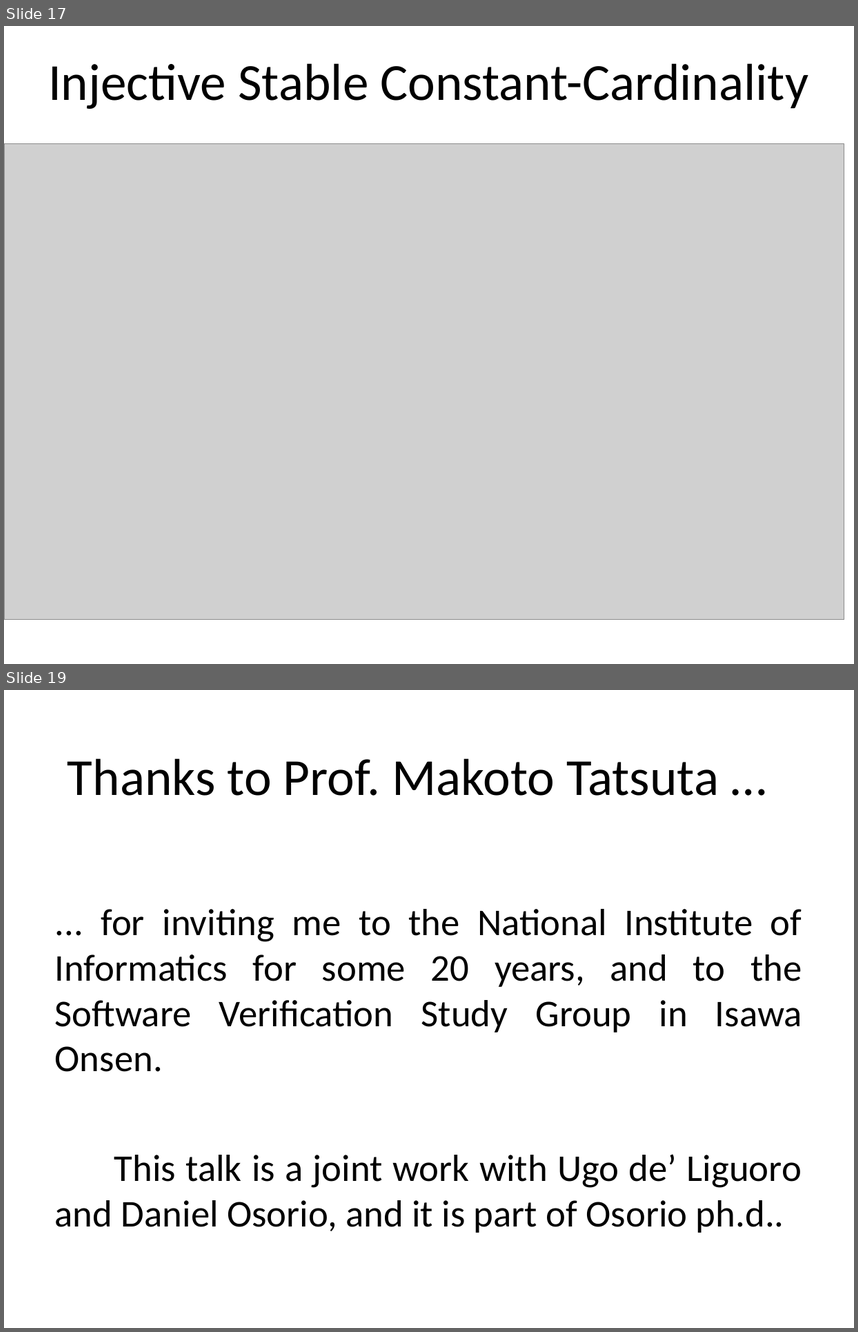
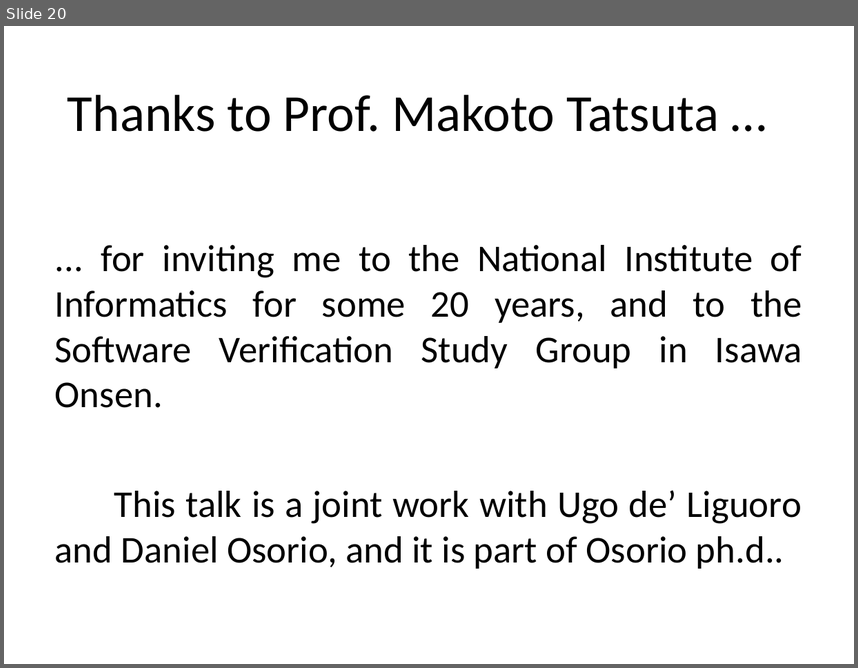
Before and after one commit to stefanoangeloberardi/GTC-injective, a slide deck: PDF/20260219-FUEFUKI24-Isawa Onsen-Injectivity-Slides.ppt. Shown one above the other, each under a label of ours: slides 17 and 19 before the commit, slide 20 after it; the slides between them are not shown. The pictures are 858x1332 and 858x668 pixels, drawn with LibreOffice and Linux fonts; fonts in the diff are those of the drawing; grey boxes stand for pictures. Boxes give left, top, right and bottom in pixels: in the first picture for what was removed or moved away, otherwise in the second. Text is boxed around its words. In the diff, an @@ line names an element or a change of style, - is before the commit and + after.

```diff
--- a/PDF/20260219-FUEFUKI24-Isawa Onsen-Injectivity-Slides.ppt
+++ b/PDF/20260219-FUEFUKI24-Isawa Onsen-Injectivity-Slides.ppt
@@ slide 17 removed at (4, 26, 854, 664), background #FFFFFF @@
@@ title removed at (48, 63, 809, 109) @@
-Injective Stable Constant-Cardinality
@@ picture removed at (4, 144, 844, 619) @@
@@ what was slide 19 is now slide 20 @@
```
Also in this commit, not shown: 8 slides changed, 2 slides added.
